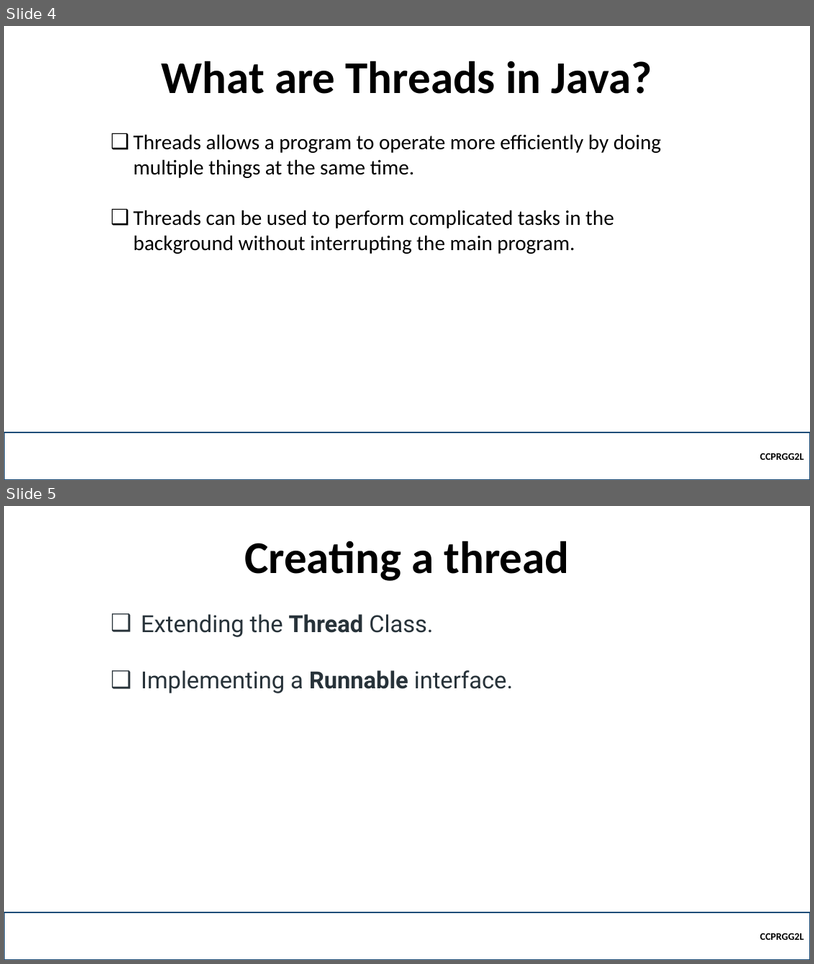
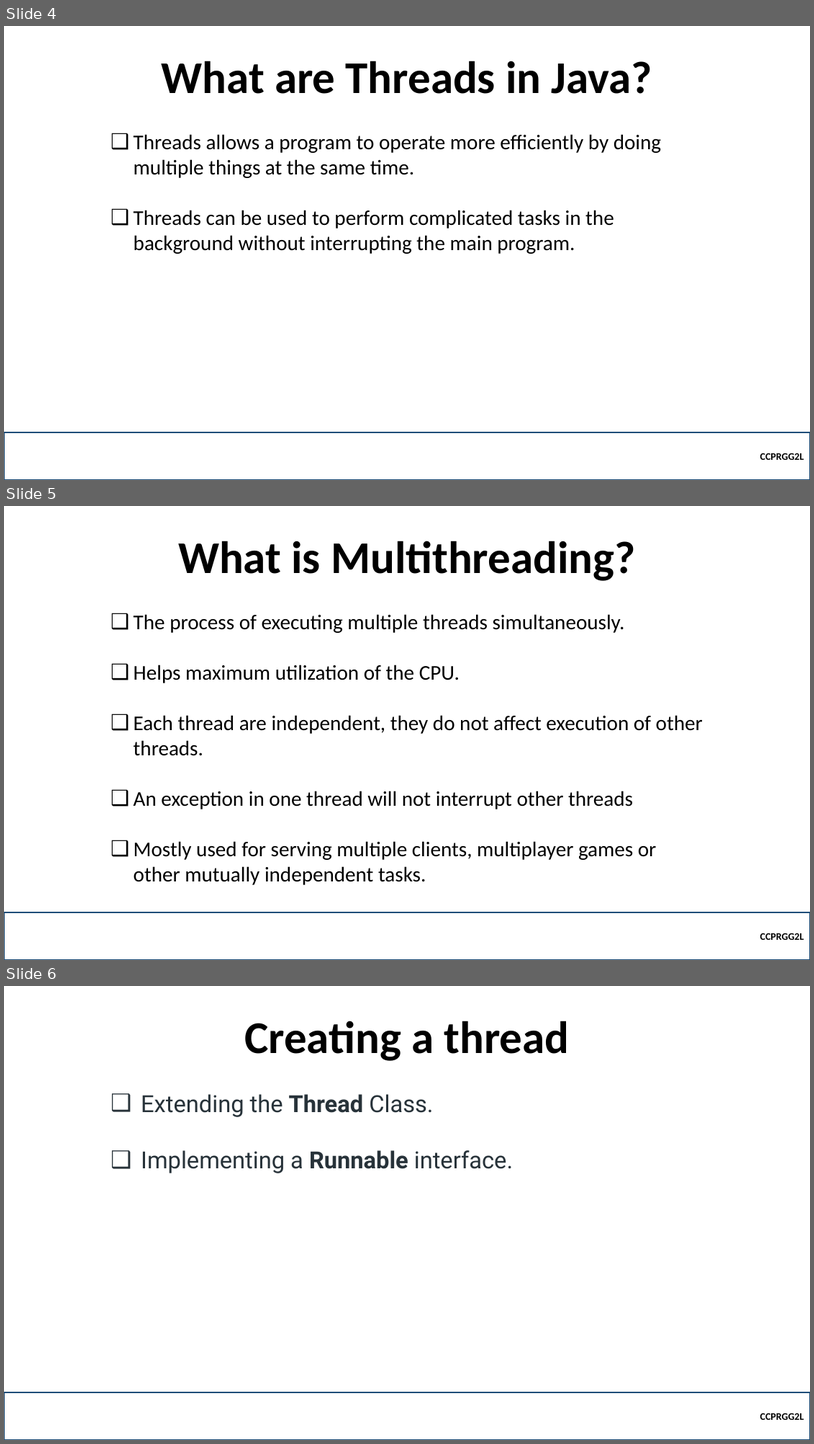
Before and after one commit to robitussin/CCPRGG2L, a slide deck: week_11/Threads.pptx. Shown one above the other, each under a label of ours: slides 4 and 5 before the commit, slides 4, 5 and 6 after it. The pictures are 814x964 and 814x1444 pixels, drawn with LibreOffice and Linux fonts; fonts in the diff are those of the drawing; background and template pictures are left out. Boxes give left, top, right and bottom in pixels: in the first picture for what was removed or moved away, otherwise in the second. Text is boxed around its words. In the diff, an @@ line names an element or a change of style, - is before the commit and + after.

```diff
--- a/week_11/Threads.pptx
+++ b/week_11/Threads.pptx
@@ slide 5 added at (x1=4, y1=506, x2=810, y2=960), background picture (left out) @@
@@ title added at (x1=178, y1=541, x2=635, y2=581), 54 pt, text #000000, bold @@
+What is Multithreading?
@@ text added at (x1=134, y1=614, x2=703, y2=885), 25 pt, text #000000 @@
+❑ The process of executing multiple threads simultaneously.
+❑ Helps maximum utilization of the CPU.
+❑ Each thread are independent, they do not affect execution of other threads.
+❑ An exception in one thread will not interrupt other threads
+❑ Mostly used for serving multiple clients, multiplayer games or other mutually independent tasks.
@@ rectangle added at (x1=4, y1=912, x2=810, y2=960), outline #1F4E79 2.25 pt, 12 pt, text #000000, bold @@
+CCPRGG2L
@@ what was slide 5 is now slide 6 @@
```
Also in this commit, not shown: 3 other slides added, 9 other files.
